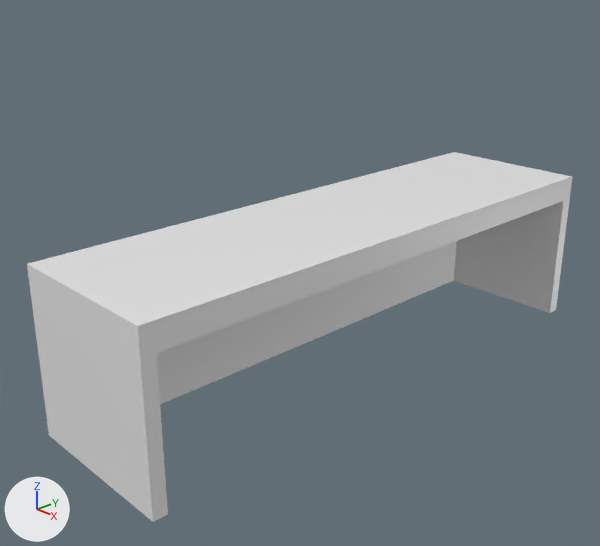
Renders of the Blender file blender/desk.blend from each side of a commit.
One viewpoint serves both versions: a 50 mm camera at (6.53, -6.84, 3.98) aimed at (-0.17, -0.54, 0.34). Every picture has the same lights, and +X, +Y and +Z are marked at lower left.
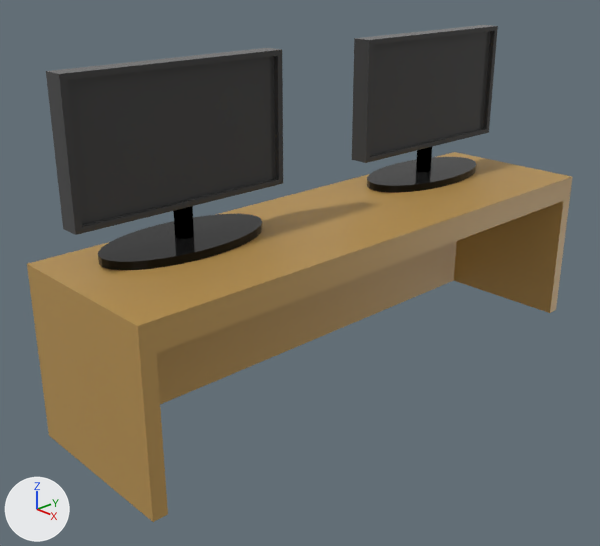
Boxes (x1, y1, x2, y2) around the edits, measured in the pictures (600 x 546 px):
```json
{"object": "Cube", "change": "recoloured", "before": [27, 152, 572, 522], "after": [27, 152, 572, 522], "on screen": "white to brown"}
{"object": "Computer", "change": "added", "after": [46, 48, 283, 270], "on screen": "black", "faces in mat_매테리얼_003 (black #404040)": [46, 48, 283, 235], "faces in mat_매테리얼_002 (black #000000)": [98, 214, 262, 270], "faces in mat_매테리얼_001 (black #000000)": [173, 206, 194, 239]}
{"object": "Computer2", "change": "added", "after": [352, 25, 498, 193], "on screen": "black", "faces in mat_매테리얼_008 (black #404040)": [352, 25, 498, 163], "faces in mat_매테리얼_007 (black #000000)": [367, 157, 476, 193], "faces in mat_매테리얼_006 (black #000000)": [416, 147, 432, 172]}
```

The change, as JSON lines over the scene's bpy script:
```json
{"op": "add", "block": "mat_매테리얼", "code": ["mat_매테리얼 = bpy.data.materials.new('매테리얼')", "# nodes: BsdfPrincipled, OutputMaterial, RGB", "# colours: orange #bc9553"]}
{"op": "add", "block": "mat_매테리얼_006", "code": ["mat_매테리얼_006 = principled_material('매테리얼.006')", "mat_매테리얼_006.base_color = (0.0, 0.0, 0.0)  # black #000000", "mat_매테리얼_006.roughness = 0.0", "mat_매테리얼_006.specular_ior_level = 0.0"]}
{"op": "add", "block": "mat_매테리얼_008", "code": ["mat_매테리얼_008 = principled_material('매테리얼.008')", "mat_매테리얼_008.base_color = (0.0514, 0.0514, 0.0514)  # black #404040", "mat_매테리얼_008.roughness = 0.0", "mat_매테리얼_008.specular_ior_level = 0.298", "mat_매테리얼_008.sheen_weight = 0.0645"]}
{"op": "add", "block": "mat_매테리얼_007", "code": ["mat_매테리얼_007 = principled_material('매테리얼.007')", "mat_매테리얼_007.base_color = (0.0, 0.0, 0.0)  # black #000000", "mat_매테리얼_007.roughness = 0.0", "mat_매테리얼_007.specular_ior_level = 0.223", "mat_매테리얼_007.sheen_weight = 0.0595"]}
{"op": "add", "block": "mat_매테리얼_002", "code": ["mat_매테리얼_002 = principled_material('매테리얼.002')", "mat_매테리얼_002.base_color = (0.0, 0.0, 0.0)  # black #000000", "mat_매테리얼_002.roughness = 0.0", "mat_매테리얼_002.specular_ior_level = 0.223", "mat_매테리얼_002.sheen_weight = 0.0595"]}
{"op": "add", "block": "mat_매테리얼_001", "code": ["mat_매테리얼_001 = principled_material('매테리얼.001')", "mat_매테리얼_001.base_color = (0.0, 0.0, 0.0)  # black #000000", "mat_매테리얼_001.roughness = 0.0", "mat_매테리얼_001.specular_ior_level = 0.0"]}
{"op": "add", "block": "mat_매테리얼_003", "code": ["mat_매테리얼_003 = principled_material('매테리얼.003')", "mat_매테리얼_003.base_color = (0.0514, 0.0514, 0.0514)  # black #404040", "mat_매테리얼_003.roughness = 0.0", "mat_매테리얼_003.specular_ior_level = 0.298", "mat_매테리얼_003.sheen_weight = 0.0645"]}
{"block": "me_cube", "where": "me_cube.from_pydata(...)  # 19 vertices, 12 faces; spans x -1.0..1.0, y -1.0..1.0, z -1.0..1.0"}
{"op": "remove", "block": "me_cube", "code": "me_cube.materials.append(mat_material)  # white #e7e7e7"}
{"op": "add", "block": "me_cube", "code": "me_cube.materials.append(mat_매테리얼)"}
{"op": "add", "block": "me_큐브_002", "code": ["me_큐브_002 = bpy.data.meshes.new('큐브.002')", "me_큐브_002.from_pydata(...)  # 144 vertices, 80 faces; spans x -4.17..4.17, y -1.0..1.0, z -1.6..1.0", "# faces by material slot: [12, 34, 34]", "me_큐브_002.materials.append(mat_매테리얼_008)  # black #404040", "me_큐브_002.materials.append(mat_매테리얼_007)  # black #000000", "me_큐브_002.materials.append(mat_매테리얼_006)  # black #000000"]}
{"op": "add", "block": "me_큐브", "code": ["me_큐브 = bpy.data.meshes.new('큐브')", "me_큐브.from_pydata(...)  # 144 vertices, 80 faces; spans x -4.17..4.17, y -1.0..1.0, z -1.6..1.0", "# faces by material slot: [12, 34, 34]", "me_큐브.materials.append(mat_매테리얼_003)  # black #404040", "me_큐브.materials.append(mat_매테리얼_002)  # black #000000", "me_큐브.materials.append(mat_매테리얼_001)  # black #000000"]}
{"op": "add", "block": "ob_computer2", "code": ["ob_computer2 = bpy.data.objects.new('Computer2', me_큐브_002)", "ob_computer2.location = (-0.4, 2.0, 2.18)", "ob_computer2.scale = (0.12, 1.31, 0.74)"]}
{"op": "add", "block": "ob_computer", "code": ["ob_computer = bpy.data.objects.new('Computer', me_큐브)", "ob_computer.location = (-0.4, -2.0, 2.18)", "ob_computer.scale = (0.12, 1.31, 0.74)"]}
```
